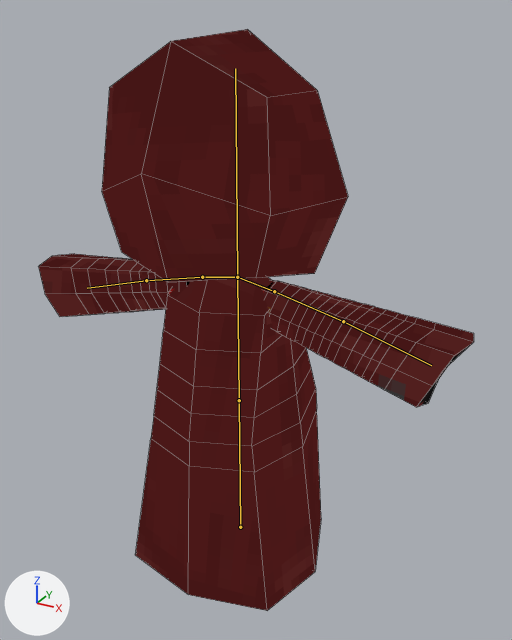
The Blender file models/cult.blend: old version first, new version second.
Camera for both pictures: a 50 mm lens placed at (1.099, -1.877, 1.853), pointed at (0.088, -0.038, 0.933). The axes (+X, +Y, +Z) are drawn at lower left. The lights are the same throughout. The picture after the commit comes second. The bones that bend it are drawn over the model as lines. Mesh edges are drawn as thin lines.

In view in the first picture: 'cult'.
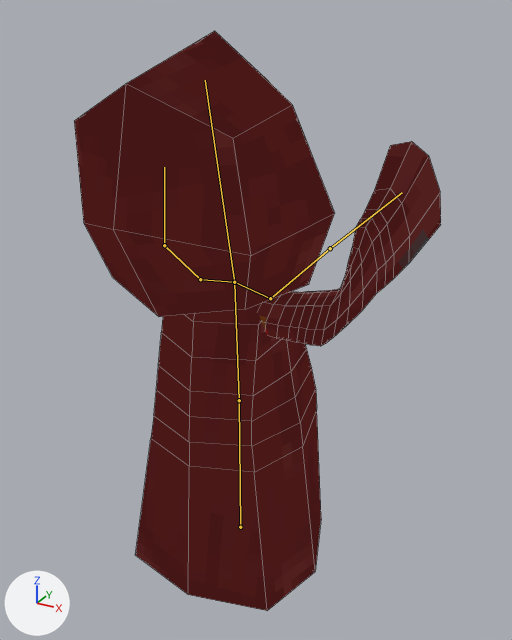
The newer file adds an action. The first version stands in its rest pose; the second is drawn at frame 12 of the action 'praise.up_animation'.

Boxes [x1, y1, x2, y2] around the edits, measured in the pictures (512 x 640 px):
'cult', posed (16% narrower): before [38, 29, 474, 611]; after [74, 31, 441, 611]
bone 'Bone.001', root to tip: before (239, 400) to (237, 277); after (239, 400) to (234, 282)
bone 'Bone.002', root to tip: before (237, 277) to (235, 68); after (234, 282) to (205, 80)
bone 'bicep.l', root to tip: before (202, 277) to (146, 280); after (200, 279) to (164, 245)
bone 'arm.l', root to tip: before (146, 280) to (87, 288); after (164, 245) to (164, 167)
bone 'bicep.r', root to tip: before (274, 291) to (343, 321); after (270, 298) to (330, 248)
bone 'arm.r', root to tip: before (343, 321) to (431, 365); after (330, 248) to (402, 192)

The edits, one by one:
Bone 'Bone.001' (bone_bone_001) turns from (0, 0, 0) to (5, -4, -2) degrees about its own x, y and z.
Bone 'Bone.002' (bone_bone_002) moves from (0.0, 0.0, 0.0) to (0.004, -0.828, -0.839).
Bone 'Bone.002' (bone_bone_002) turns from (0, 0, 0) to (8, 2, 1) degrees about its own x, y and z.
Bone 'bicep.l' (bone_bicep_l) turns from (0, 0, 0) to (-27, -34, -8) degrees about its own x, y and z.
Bone 'arm.l' (bone_arm_l) turns from (0, 0, 0) to (-55, -36, 7) degrees about its own x, y and z.
Bone 'bicep.r' (bone_bicep_r) turns from (0, 0, 0) to (-28, 30, 46) degrees about its own x, y and z.
Bone 'arm.r' (bone_arm_r) turns from (0, 0, 0) to (-23, 0, -14) degrees about its own x, y and z.
